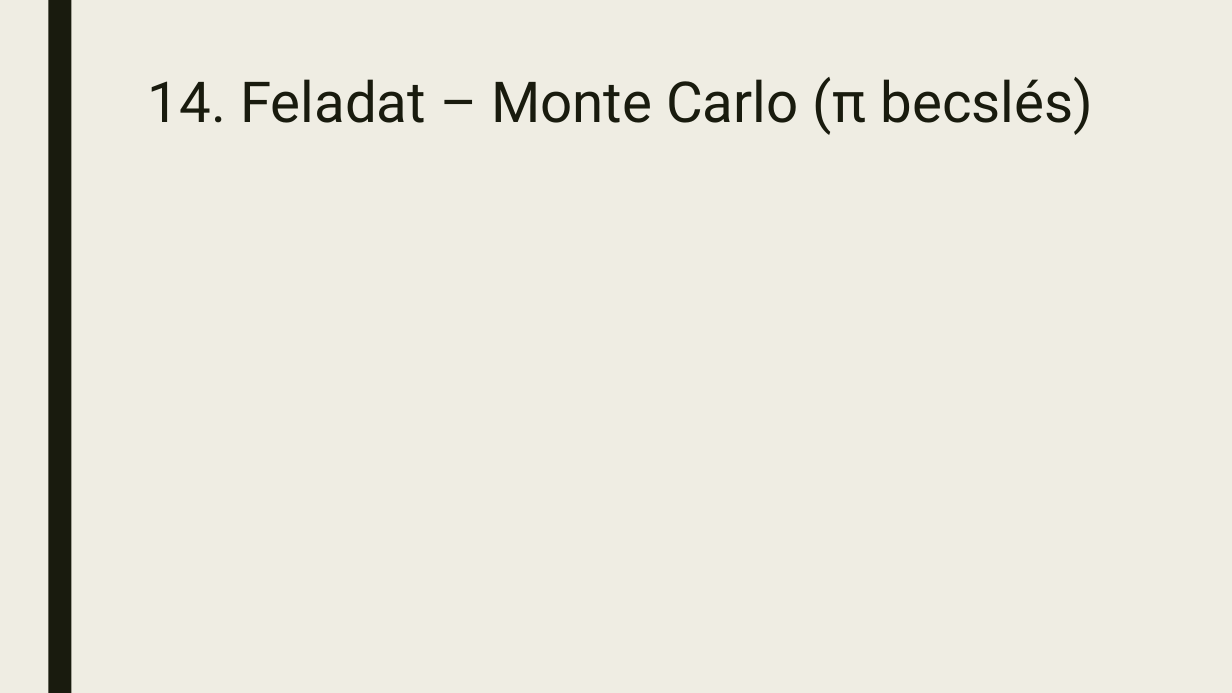
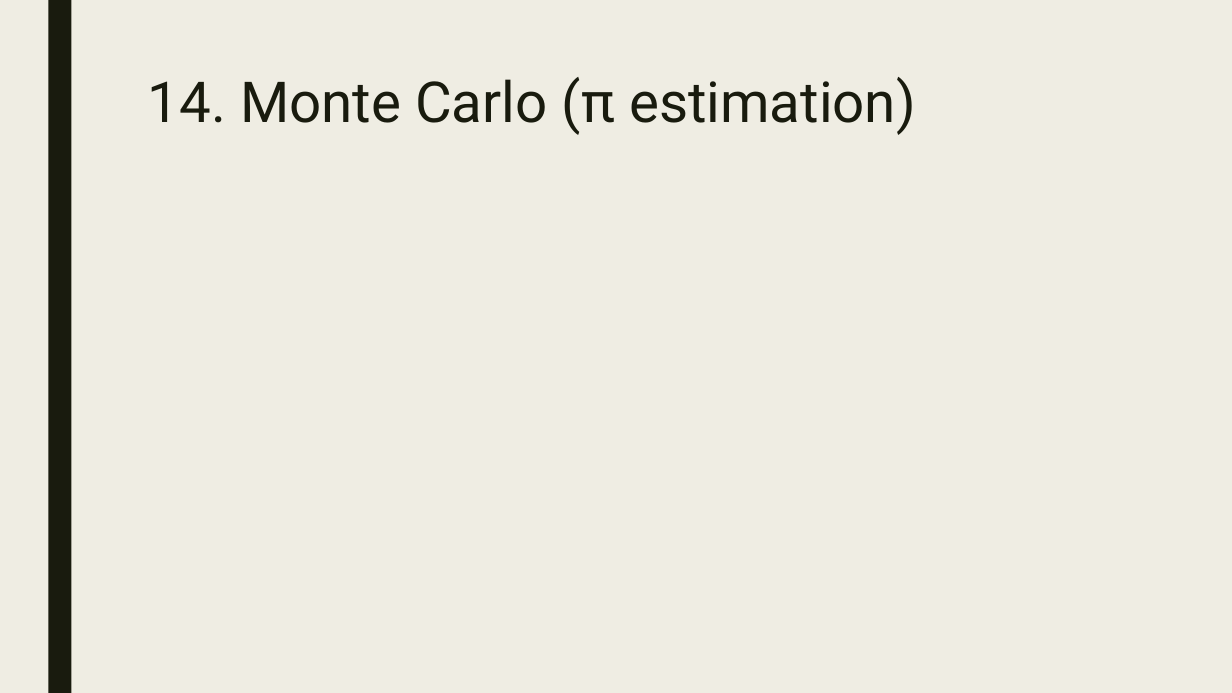
Before and after one commit to GrG0312/gpu-prog, a slide deck: slide 7 of Plans14.pptx. Drawn at 1232x693 pixels with LibreOffice and Linux fonts; fonts in the diff are those of the drawing; grey boxes stand for pictures. Boxes give left, top, right and bottom in pixels: in the first picture for what was removed or moved away, otherwise in the second. Text is boxed around its words. In the diff, an @@ line names an element or a change of style, - is before the commit and + after.

```diff
--- a/Plans14.pptx
+++ b/Plans14.pptx
@@ title at [148,77,916,135]: text changed @@
-14. Feladat – Monte Carlo (π becslés)
+14. Monte Carlo (π estimation)
```
Also in this commit, not shown: 5 other slides changed, 1 slide added.
